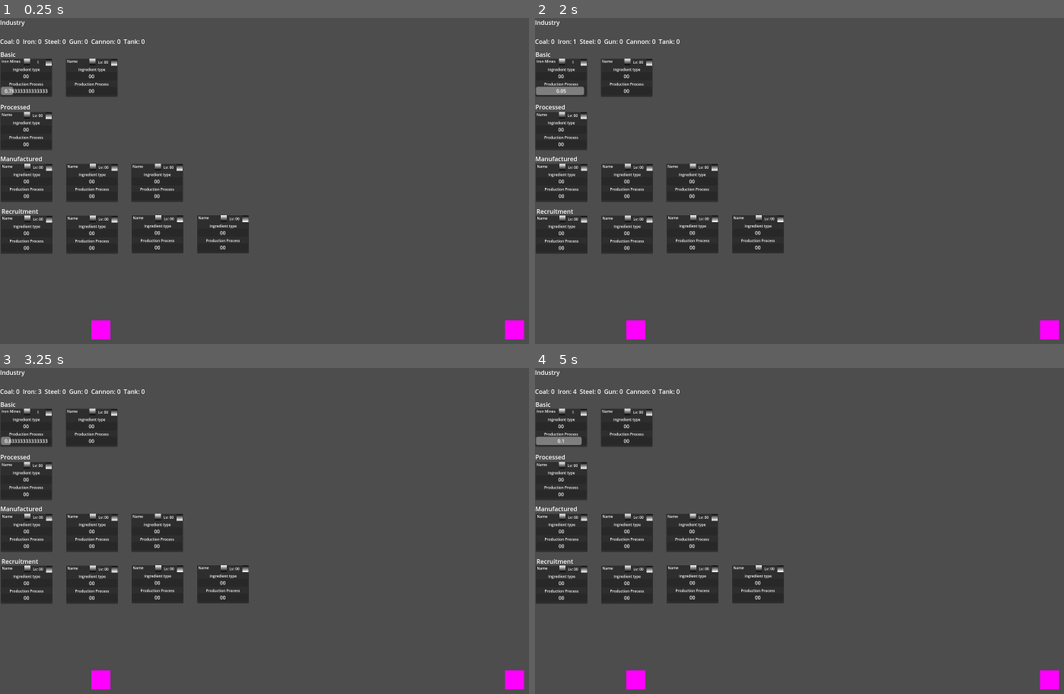
Above: before the commit, frames 1-4 (two rows, left to right).
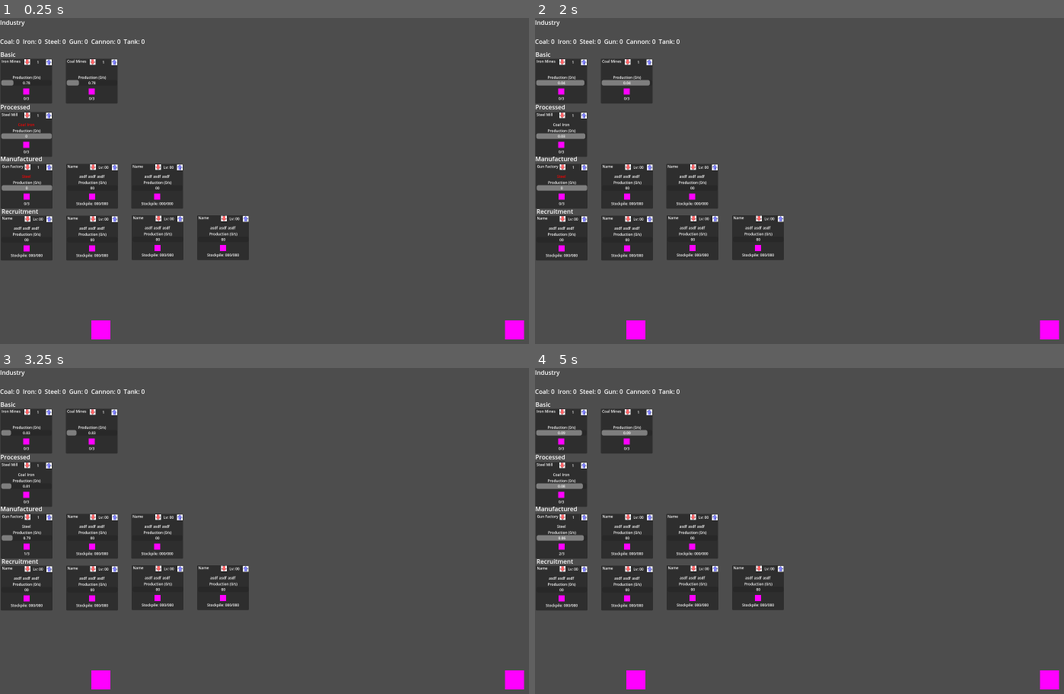
Above: after the commit, the same moments.

Repository: dwlee0802/AttritionWarfare
Game: Godot game, scene res://Scenes/game.tscn
Same seed, same stepped clock (60 frames per second), same inputs: the game is played once before the commit and once after it.
Inputs (mouse positions are in pixels of both pictures, inside the frame that each line leads up to):
- Up to frame 1 (0.25 s): no input
- Up to frame 2 (2 s): click (582, 63) at 0.52 s; click (561, 60) at 1.27 s
- Up to frame 3 (3.25 s): click (47, 413) at 2.02 s; click (26, 410) at 2.77 s
- Up to frame 4 (5 s): click (582, 413) at 3.52 s; click (561, 410) at 4.27 s

The runs differ from the first frame. In frame 1, 4.4% of the frame differs, in the area x 0-48%, y 12-75%; in frame 2, 4.6%, in the area x 0-48%, y 6-75%; in frame 3, 4.2%; in frame 4, 4.6%.

Commit message:
Production chain works properly.

Diff:
--- a/Scenes/Industry.gd
+++ b/Scenes/Industry.gd
@@ -6,13 +6,18 @@
 @export var industrySector: Enums.IndustrySector = Enums.IndustrySector.Basic
 @export var productionType: Enums.GoodType = Enums.GoodType.None
 @export var productionAmount: int = 0
+@export var stockpile: int = 0
+@export var stockpileMax: int = 3
 
 @export var ingredientType0: Enums.GoodType = Enums.GoodType.None
 @export var ingredientType0_Amount: int = 0
+var ingredientType0_available: bool = false
 @export var ingredientType1: Enums.GoodType = Enums.GoodType.None
 @export var ingredientType1_Amount: int = 0
+var ingredientType1_available: bool = false
 @export var ingredientType2: Enums.GoodType = Enums.GoodType.None
 @export var ingredientType2_Amount: int = 0
+var ingredientType2_available: bool = false
 
 @onready var productionTimer: Timer = $ProductionTimer
 
@@ -25,32 +30,43 @@
 # Called every frame. 'delta' is the elapsed time since the previous frame.
 func _process(delta):
 	if level == 0:
+		productionTimer.stop()
+		return
+
+	if stockpile >= stockpileMax:
+		productionTimer.stop()
 		return
 
 	# check if production timer is running
 	if productionTimer.is_stopped():
 		# check if nation has enough ingredients
 		if ingredientType0 != Enums.GoodType.None:
-			if Game.playerNation.resources[ingredientType0] < ingredientType0_Amount:
+			if !get_parent().get_parent().ConsumeResource(ingredientType0, ingredientType0_Amount):
+				ingredientType0_available = false
 				return
 			else:
-				Game.playerNation.resources[ingredientType0] -= ingredientType0_Amount
+				ingredientType0_available = true
 
 		if ingredientType1 != Enums.GoodType.None:
-			if Game.playerNation.resources[ingredientType1] < ingredientType1_Amount:
+			if !get_parent().get_parent().ConsumeResource(ingredientType1, ingredientType1_Amount):
+				ingredientType1_available = false
 				return
 			else:
-				Game.playerNation.resources[ingredientType1] -= ingredientType1_Amount
+				ingredientType1_available = true
 
 		if ingredientType2 != Enums.GoodType.None:
-			if Game.playerNation.resources[ingredientType2] < ingredientType2_Amount:
+			if !get_parent().get_parent().ConsumeResource(ingredientType2, ingredientType2_Amount):
+				ingredientType2_available = false
 				return
 			else:
-				Game.playerNation.resources[ingredientType2] -= ingredientType2_Amount
+				ingredientType2_available = true
 
 		productionTimer.start()
 
 
 func Production():
-	get_parent().get_parent().resources[productionType] += productionAmount
+	stockpile += productionAmount
+	if stockpile > stockpileMax:
+		stockpile = stockpileMax
+
 	#print("Produced " + str(productionAmount) + " of " + Enums.GoodTypeToString(productionType))
--- a/Scenes/IndustryPanel.gd
+++ /dev/null
@@ -1,21 +0,0 @@
-extends Control
-class_name IndustryPanel
-
-
-@onready var nameLabel = $NameLabel
-@onready var levelLabel = $LevelLabel
-@onready var productionProgressBar: ProgressBar = $ProductionProgressBar
-@onready var productionProgressLabel: Label = $ProductionProgressBar/Label
-@onready var ingredientProgressBar: ProgressBar = $IngredientProgressBar
-@onready var ingredientProgressLabel: Label = $IngredientProgressBar/Label
-
-@export var industry: Industry = null
-
-
-func _process(delta):
-	if industry != null:
-		nameLabel.text = industry.name
-		levelLabel.text = str(industry.level)
-		productionProgressBar.max_value = industry.productionTimer.wait_time
-		productionProgressBar.value = industry.productionTimer.wait_time - industry.productionTimer.time_left
-		productionProgressLabel.text = str(industry.productionTimer.time_left)
--- a/Scenes/IndustryPanel.tscn
+++ b/Scenes/IndustryPanel.tscn
@@ -1,17 +1,16 @@
-[gd_scene load_steps=5 format=3 uid="uid://bn5ogomcqlvd1"]
+[gd_scene load_steps=8 format=3 uid="uid://bn5ogomcqlvd1"]
 
-[ext_resource type="Script" path="res://Scenes/IndustryPanel.gd" id="1_7lxmv"]
+[ext_resource type="Script" path="res://Scripts/IndustryPanel.gd" id="1_d7vv1"]
+[ext_resource type="Texture2D" uid="uid://diqdinaln0ixc" path="res://Art/up_button.png" id="2_d2jbo"]
+[ext_resource type="Texture2D" uid="uid://bagdrqf1aev8i" path="res://Art/grey_up_button.png" id="3_afkc8"]
+[ext_resource type="Texture2D" uid="uid://b5oi86h1yftn8" path="res://Art/down_button.png" id="4_cbf4u"]
+[ext_resource type="Texture2D" uid="uid://d251npt7rons0" path="res://Art/grey_down_button.png" id="5_4w7pv"]
 
-[sub_resource type="Gradient" id="Gradient_e8cm1"]
+[sub_resource type="PlaceholderTexture2D" id="PlaceholderTexture2D_bu1x0"]
+size = Vector2(20, 20)
 
-[sub_resource type="GradientTexture2D" id="GradientTexture2D_5ftde"]
-gradient = SubResource("Gradient_e8cm1")
-fill_from = Vector2(1, 0)
-fill_to = Vector2(1, 1)
-
-[sub_resource type="GradientTexture2D" id="GradientTexture2D_t0d4n"]
-gradient = SubResource("Gradient_e8cm1")
-fill_from = Vector2(1, 1)
+[sub_resource type="PlaceholderTexture2D" id="PlaceholderTexture2D_laheh"]
+size = Vector2(20, 20)
 
 [node name="IndustryPanel" type="Control"]
 layout_mode = 3
@@ -19,12 +18,12 @@
 offset_right = 171.0
 offset_bottom = 145.0
 scale = Vector2(0.8, 0.8)
-script = ExtResource("1_7lxmv")
+script = ExtResource("1_d7vv1")
 
 [node name="Panel" type="Panel" parent="."]
 layout_mode = 0
 offset_right = 170.0
-offset_bottom = 125.0
+offset_bottom = 147.0
 
 [node name="NameLabel" type="Label" parent="."]
 layout_mode = 0
@@ -55,10 +54,10 @@
 anchor_top = 1.0
 anchor_right = 0.5
 anchor_bottom = 1.0
-offset_left = -83.5
-offset_top = -53.0
-offset_right = 82.5
-offset_bottom = -26.0
+offset_left = -83.0
+offset_top = -75.0
+offset_right = 83.0
+offset_bottom = -57.0
 grow_horizontal = 2
 grow_vertical = 0
 show_percentage = false
@@ -76,6 +75,7 @@
 offset_bottom = 13.5
 grow_horizontal = 2
 grow_vertical = 2
+theme_override_font_sizes/font_size = 12
 text = "00"
 horizontal_alignment = 1
 vertical_alignment = 1
@@ -91,150 +91,7 @@
 offset_bottom = 3.0
 grow_horizontal = 2
 theme_override_font_sizes/font_size = 12
-text = "Production Process"
-horizontal_alignment = 1
-vertical_alignment = 1
-
-[node name="IngredientProgressBar" type="ProgressBar" parent="."]
-layout_mode = 1
-anchors_preset = 7
-anchor_left = 0.5
-anchor_top = 1.0
-anchor_right = 0.5
-anchor_bottom = 1.0
-offset_left = -83.5
-offset_top = -101.0
-offset_right = 82.5
-offset_bottom = -74.0
-grow_horizontal = 2
-grow_vertical = 0
-show_percentage = false
-
-[node name="Label" type="Label" parent="IngredientProgressBar"]
-layout_mode = 1
-anchors_preset = 8
-anchor_left = 0.5
-anchor_top = 0.5
-anchor_right = 0.5
-anchor_bottom = 0.5
-offset_left = -29.0
-offset_top = -13.5
-offset_right = 29.0
-offset_bottom = 13.5
-grow_horizontal = 2
-grow_vertical = 2
-text = "00"
-horizontal_alignment = 1
-vertical_alignment = 1
-
-[node name="Title" type="Label" parent="IngredientProgressBar"]
-layout_mode = 1
-anchors_preset = 5
-anchor_left = 0.5
-anchor_right = 0.5
-offset_left = -74.0
-offset_top = -20.0
-offset_right = 75.0
-offset_bottom = 3.0
-grow_horizontal = 2
-theme_override_font_sizes/font_size = 12
-text = "Ingredient type"
-horizontal_alignment = 1
-vertical_alignment = 1
-
-[node name="IngredientProgressBar2" type="ProgressBar" parent="."]
-visible = false
-layout_mode = 1
-anchors_preset = 7
-anchor_left = 0.5
-anchor_top = 1.0
-anchor_right = 0.5
-anchor_bottom = 1.0
-offset_left = -83.5
-offset_top = 36.0
-offset_right = 82.5
-offset_bottom = 63.0
-grow_horizontal = 2
-grow_vertical = 0
-show_percentage = false
-
-[node name="Label" type="Label" parent="IngredientProgressBar2"]
-layout_mode = 1
-anchors_preset = 8
-anchor_left = 0.5
-anchor_top = 0.5
-anchor_right = 0.5
-anchor_bottom = 0.5
-offset_left = -29.0
-offset_top = -13.5
-offset_right = 29.0
-offset_bottom = 13.5
-grow_horizontal = 2
-grow_vertical = 2
-text = "00"
-horizontal_alignment = 1
-vertical_alignment = 1
-
-[node name="Title" type="Label" parent="IngredientProgressBar2"]
-layout_mode = 1
-anchors_preset = 5
-anchor_left = 0.5
-anchor_right = 0.5
-offset_left = -74.0
-offset_top = -20.0
-offset_right = 75.0
-offset_bottom = 3.0
-grow_horizontal = 2
-theme_override_font_sizes/font_size = 12
-text = "Ingredient type"
-horizontal_alignment = 1
-vertical_alignment = 1
-
-[node name="IngredientProgressBar3" type="ProgressBar" parent="."]
-visible = false
-layout_mode = 1
-anchors_preset = 7
-anchor_left = 0.5
-anchor_top = 1.0
-anchor_right = 0.5
-anchor_bottom = 1.0
-offset_left = -83.5
-offset_top = 78.0
-offset_right = 82.5
-offset_bottom = 105.0
-grow_horizontal = 2
-grow_vertical = 0
-show_percentage = false
-
-[node name="Label" type="Label" parent="IngredientProgressBar3"]
-layout_mode = 1
-anchors_preset = 8
-anchor_left = 0.5
-anchor_top = 0.5
-anchor_right = 0.5
-anchor_bottom = 0.5
-offset_left = -29.0
-offset_top = -13.5
-offset_right = 29.0
-offset_bottom = 13.5
-grow_horizontal = 2
-grow_vertical = 2
-text = "00"
-horizontal_alignment = 1
-vertical_alignment = 1
-
-[node name="Title" type="Label" parent="IngredientProgressBar3"]
-layout_mode = 1
-anchors_preset = 5
-anchor_left = 0.5
-anchor_right = 0.5
-offset_left = -74.0
-offset_top = -20.0
-offset_right = 75.0
-offset_bottom = 3.0
-grow_horizontal = 2
-theme_override_font_sizes/font_size = 12
-text = "Ingredient type"
+text = "Production (0/s)"
 horizontal_alignment = 1
 vertical_alignment = 1
 
@@ -244,14 +101,93 @@
 offset_top = 1.25
 offset_right = 168.75
 offset_bottom = 22.25
-texture_normal = SubResource("GradientTexture2D_5ftde")
+texture_normal = ExtResource("2_d2jbo")
+texture_pressed = ExtResource("3_afkc8")
+texture_disabled = ExtResource("3_afkc8")
 ignore_texture_size = true
 stretch_mode = 0
 
 [node name="DecreaseLevelButton" type="TextureButton" parent="."]
+layout_mode = 0
 offset_left = 77.5
 offset_right = 97.5
 offset_bottom = 21.0
-texture_normal = SubResource("GradientTexture2D_t0d4n")
+texture_normal = ExtResource("4_cbf4u")
+texture_pressed = ExtResource("5_4w7pv")
+texture_disabled = ExtResource("5_4w7pv")
 ignore_texture_size = true
 stretch_mode = 0
+
+[node name="IngredientIcons" type="HBoxContainer" parent="."]
+layout_mode = 0
+offset_top = 27.0
+offset_right = 170.0
+offset_bottom = 56.0
+alignment = 1
+
+[node name="IngredientIcon1" type="TextureRect" parent="IngredientIcons"]
+visible = false
+layout_mode = 2
+texture = SubResource("PlaceholderTexture2D_bu1x0")
+stretch_mode = 2
+
+[node name="IngredientIcon2" type="TextureRect" parent="IngredientIcons"]
+visible = false
+layout_mode = 2
+texture = SubResource("PlaceholderTexture2D_bu1x0")
+stretch_mode = 2
+
+[node name="IngredientIcon3" type="TextureRect" parent="IngredientIcons"]
+visible = false
+layout_mode = 2
+texture = SubResource("PlaceholderTexture2D_bu1x0")
+stretch_mode = 2
+
+[node name="Label" type="Label" parent="IngredientIcons"]
+layout_mode = 2
+theme_override_font_sizes/font_size = 12
+text = "asdf"
+
+[node name="Label2" type="Label" parent="IngredientIcons"]
+layout_mode = 2
+theme_override_font_sizes/font_size = 12
+text = "asdf"
+
+[node name="Label3" type="Label" parent="IngredientIcons"]
+layout_mode = 2
+theme_override_font_sizes/font_size = 12
+text = "asdf"
+
+[node name="StockpileLabel" type="Label" parent="."]
+layout_mode = 1
+anchors_preset = 7
+anchor_left = 0.5
+anchor_top = 1.0
+anchor_right = 0.5
+anchor_bottom = 1.0
+offset_left = -84.25
+offset_top = -26.25
+offset_right = 84.75
+offset_bottom = -3.25
+grow_horizontal = 2
+grow_vertical = 0
+theme_override_font_sizes/font_size = 12
+text = "Stockpile: 000/000"
+horizontal_alignment = 1
+vertical_alignment = 1
+
+[node name="ProducedTypeIcon" type="TextureRect" parent="."]
+layout_mode = 1
+anchors_preset = 8
+anchor_left = 0.5
+anchor_top = 0.5
+anchor_right = 0.5
+anchor_bottom = 0.5
+offset_left = -10.5
+offset_top = 25.0
+offset_right = 9.5
+offset_bottom = 45.0
+grow_horizontal = 2
+grow_vertical = 2
+texture = SubResource("PlaceholderTexture2D_laheh")
+stretch_mode = 2
--- a/Scenes/game.tscn
+++ b/Scenes/game.tscn
@@ -1,7 +1,7 @@
 [gd_scene load_steps=9 format=3 uid="uid://bvyo1sjvno0yx"]
 
 [ext_resource type="Script" path="res://Scripts/game.gd" id="1_haicd"]
-[ext_resource type="Script" path="res://Scenes/IndustryTab.gd" id="2_acc5o"]
+[ext_resource type="Script" path="res://Scripts/IndustryTab.gd" id="2_acc5o"]
 [ext_resource type="PackedScene" uid="uid://bn5ogomcqlvd1" path="res://Scenes/IndustryPanel.tscn" id="3_kbdac"]
 [ext_resource type="Script" path="res://Scripts/Nation.gd" id="4_kokw5"]
 [ext_resource type="Script" path="res://Scenes/Industry.gd" id="5_2rvh2"]
@@ -47,11 +47,12 @@
 offset_bottom = 168.0
 industry = NodePath("../../../PlayerNation/Industry/Iron Mines")
 
-[node name="IndustryPanel2" parent="IndustryTab/BasicIndustry" instance=ExtResource("3_kbdac")]
+[node name="IndustryPanel2" parent="IndustryTab/BasicIndustry" node_paths=PackedStringArray("industry") instance=ExtResource("3_kbdac")]
 offset_left = 172.0
 offset_top = 23.0
 offset_right = 343.0
 offset_bottom = 168.0
+industry = NodePath("../../../PlayerNation/Industry/Coal Mines")
 
 [node name="ProcessedIndustry" type="Control" parent="IndustryTab"]
 anchors_preset = 0
@@ -66,9 +67,10 @@
 offset_bottom = 23.0
 text = "Processed"
 
-[node name="IndustryPanel" parent="IndustryTab/ProcessedIndustry" instance=ExtResource("3_kbdac")]
-offset_top = 25.0
-offset_bottom = 170.0
+[node name="IndustryPanel" parent="IndustryTab/ProcessedIndustry" node_paths=PackedStringArray("industry") instance=ExtResource("3_kbdac")]
+offset_top = 25.0
+offset_bottom = 170.0
+industry = NodePath("../../../PlayerNation/Industry/Steel Mill")
 
 [node name="ManufacturedIndustry" type="Control" parent="IndustryTab"]
 anchors_preset = 0
@@ -83,11 +85,12 @@
 offset_bottom = 23.0
 text = "Manufactured"
 
-[node name="IndustryPanel" parent="IndustryTab/ManufacturedIndustry" instance=ExtResource("3_kbdac")]
+[node name="IndustryPanel" parent="IndustryTab/ManufacturedIndustry" node_paths=PackedStringArray("industry") instance=ExtResource("3_kbdac")]
 offset_left = 1.0
 offset_top = 25.0
 offset_right = 172.0
 offset_bottom = 170.0
+industry = NodePath("../../../PlayerNation/Industry/Gun Factory")
 
 [node name="IndustryPanel2" parent="IndustryTab/ManufacturedIndustry" instance=ExtResource("3_kbdac")]
 offset_left = 173.0
@@ -157,6 +160,57 @@
 productionAmount = 1
 
 [node name="ProductionTimer" type="Timer" parent="PlayerNation/Industry/Iron Mines"]
+one_shot = true
+
+[node name="Coal Mines" type="Node" parent="PlayerNation/Industry"]
+script = ExtResource("5_2rvh2")
+level = 1
+productionType = 0
+productionAmount = 1
+
+[node name="ProductionTimer" type="Timer" parent="PlayerNation/Industry/Coal Mines"]
+one_shot = true
+
+[node name="Steel Mill" type="Node" parent="PlayerNation/Industry"]
+script = ExtResource("5_2rvh2")
+level = 1
+industrySector = 1
+productionType = 2
+productionAmount = 1
+ingredientType0 = 0
+ingredientType0_Amount = 1
+ingredientType1 = 1
+ingredientType1_Amount = 1
+
+[node name="ProductionTimer" type="Timer" parent="PlayerNation/Industry/Steel Mill"]
+one_shot = true
+
+[node name="Gun Factory" type="Node" parent="PlayerNation/Industry"]
+script = ExtResource("5_2rvh2")
+level = 1
+industrySector = 2
+productionType = 3
+productionAmount = 1
+ingredientType0 = 2
+ingredientType0_Amount = 1
+
+[node name="ProductionTimer" type="Timer" parent="PlayerNation/Industry/Gun Factory"]
+one_shot = true
+
+[node name="Cannon Factory" type="Node" parent="PlayerNation/Industry"]
+script = ExtResource("5_2rvh2")
+level = 1
+industrySector = 2
+
+[node name="ProductionTimer" type="Timer" parent="PlayerNation/Industry/Cannon Factory"]
+one_shot = true
+
+[node name="Tank Factory" type="Node" parent="PlayerNation/Industry"]
+script = ExtResource("5_2rvh2")
+level = 1
+industrySector = 2
+
+[node name="ProductionTimer" type="Timer" parent="PlayerNation/Industry/Tank Factory"]
 one_shot = true
 
 [node name="World" type="Node2D" parent="."]
--- /dev/null
+++ b/Scripts/IndustryPanel.gd
@@ -0,0 +1,69 @@
+extends Control
+class_name IndustryPanel
+
+@onready var nameLabel = $NameLabel
+@onready var levelLabel = $LevelLabel
+@onready var productionProgressBar: ProgressBar = $ProductionProgressBar
+@onready var productionProgressLabel: Label = $ProductionProgressBar/Label
+
+@export var industry: Industry = null
+
+@onready var ingredientIcon1 = $IngredientIcons/IngredientIcon1
+@onready var ingredientIcon2 = $IngredientIcons/IngredientIcon2
+@onready var ingredientIcon3 = $IngredientIcons/IngredientIcon3
+
+@onready var ingredientLabel1 = $IngredientIcons/Label
+@onready var ingredientLabel2 = $IngredientIcons/Label2
+@onready var ingredientLabel3 = $IngredientIcons/Label3
+
+@onready var stockpileLabel = $StockpileLabel
+
+
+func _ready():
+	if industry != null:
+		if industry.ingredientType0 != Enums.GoodType.None:
+			$IngredientIcons/Label.text = Enums.GoodTypeToString(industry.ingredientType0)
+		else:
+			$IngredientIcons/Label.visible = false
+
+		if industry.ingredientType1 != Enums.GoodType.None:
+			$IngredientIcons/Label2.text = Enums.GoodTypeToString(industry.ingredientType1)
+		else:
+			$IngredientIcons/Label2.visible = false
+
+		if industry.ingredientType2 != Enums.GoodType.None:
+			$IngredientIcons/Label3.text = Enums.GoodTypeToString(industry.ingredientType2)
+		else:
+			$IngredientIcons/Label3.visible = false
+
+
+func _process(delta):
+	if industry != null:
+		nameLabel.text = industry.name
+		levelLabel.text = str(industry.level)
+		productionProgressBar.max_value = industry.productionTimer.wait_time
+		productionProgressBar.value = industry.productionTimer.wait_time - industry.productionTimer.time_left
+		var left_time: String = str(int(industry.productionTimer.time_left * 100) * 0.01)
+		productionProgressLabel.text = left_time
+
+		# check ingredient status
+		if ingredientLabel1.visible == true:
+			if !industry.ingredientType0_available:
+				ingredientLabel1.self_modulate = Color.RED
+			else:
+				ingredientLabel1.self_modulate = Color.WHITE
+
+		if ingredientLabel2.visible == true:
+			if !industry.ingredientType1_available:
+				ingredientLabel2.self_modulate = Color.RED
+			else:
+				ingredientLabel2.self_modulate = Color.WHITE
+
+		if ingredientLabel3.visible == true:
+			if !industry.ingredientType2_available:
+				ingredientLabel3.self_modulate = Color.RED
+			else:
+				ingredientLabel3.self_modulate = Color.WHITE
+
+		# update produced goods stock
+		stockpileLabel.text = str(industry.stockpile) + "/" + str(industry.stockpileMax)
--- a/Scripts/Nation.gd
+++ b/Scripts/Nation.gd
@@ -2,11 +2,13 @@
 class_name Nation
 
 @export var resources = [0, 0, 0, 0, 0, 0]
+var industries = []
 
 
 # Called when the node enters the scene tree for the first time.
 func _ready():
-	pass # Replace with function body.
+	for item in get_node("Industry").get_children():
+		industries.append(item)
 
 
 # Called every frame. 'delta' is the elapsed time since the previous frame.
@@ -19,3 +21,12 @@
 	for i in range(Enums.GOOD_TYPE_COUNT):
 		output += Enums.GoodTypeToString(i) + ": " + str(resources[i]) + "  "
 	return output
+
+
+func ConsumeResource(type, amount) -> bool:
+	if amount <= industries[type].stockpile:
+		industries[type].stockpile -= amount
+		print("consumed " + Enums.GoodTypeToString(type) + " amount: " + str(amount))
+		return true
+	else:
+		return false
--- a/Scripts/game.gd
+++ b/Scripts/game.gd
@@ -9,7 +9,6 @@
 	self.playerNation = $PlayerNation
 
 
-
 # Called every frame. 'delta' is the elapsed time since the previous frame.
 func _process(_delta):
 	pass
Binary file added: Art/down_button.png
Not shown, added: Art/down_button.png.import
Binary file added: Art/grey_down_button.png
Not shown, added: Art/grey_down_button.png.import
Binary file added: Art/grey_up_button.png
Not shown, added: Art/grey_up_button.png.import
Binary file added: Art/up_button.png
Not shown, added: Art/up_button.png.import
Renamed: Scenes/IndustryTab.gd -> Scripts/IndustryTab.gd
